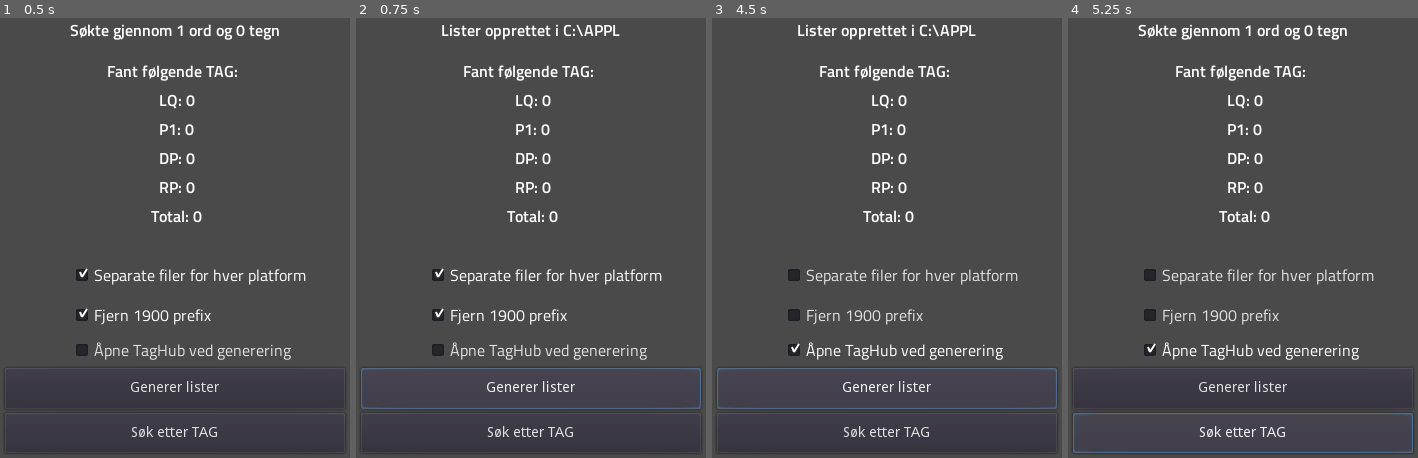
Above: before the commit, frames 1-4 (left to right).
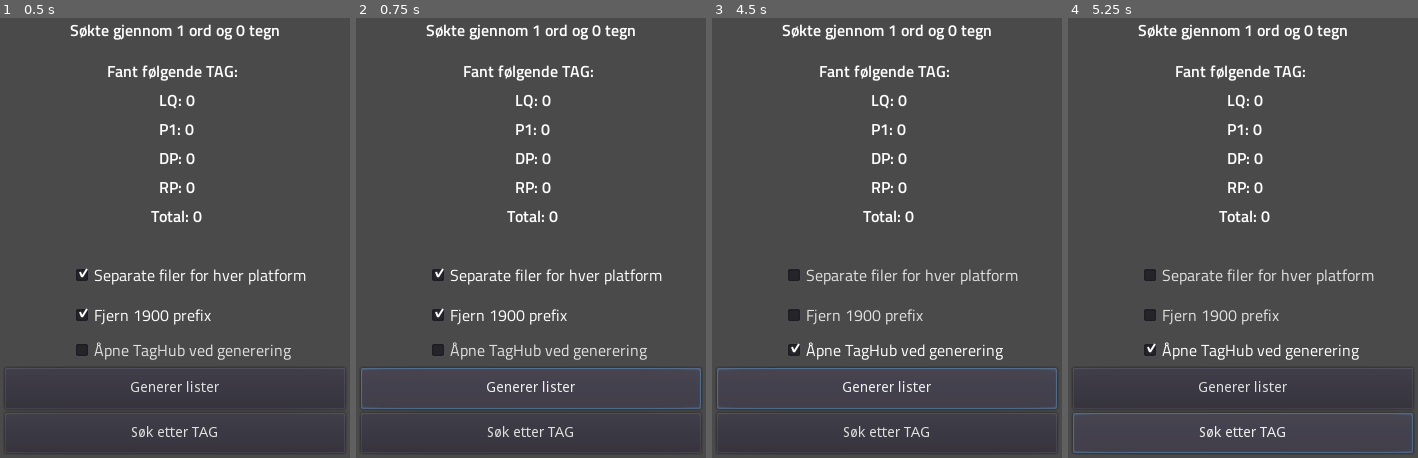
Above: after the commit, the same moments.

Repository: Keroflux/tagfinder
Game: Godot game, scene res://Control.tscn
Same seed, same stepped clock (60 frames per second), same inputs: the game is played once before the commit and once after it.
Inputs:
- Up to frame 1 (0.5 s): no input
- Up to frame 2 (0.75 s): click "Generer lister" at 0.5 s
- Up to frame 3 (4.5 s): click "Søk etter TAG" at 1.25 s; click "Fjern 1900 prefix" at 2 s; click "Separate filer for hver platf…" at 2.75 s; click "Åpne TagHub ved generering" at 3.5 s; click "Generer lister" at 4.25 s
- Up to frame 4 (5.25 s): click "Søk etter TAG" at 5 s

Frame 1 is identical in both runs. In frame 2, 1.0% of the frame differs, in the area x 20-80%, y 1-5%; in frame 3, 1.0%; in frame 4, nothing differs.

Commit message:
Code optimalisations
Made code more readable and added comments

Diff:
--- a/Control.gd
+++ b/Control.gd
@@ -1,24 +1,28 @@
 extends Control
 
-var words = 0
+var words =   0
 var charcnt = 0
-var lq = 0
-var p1 = 0
-var dp = 0
-var rp = 0
+
+var lq =  0
+var p1 =  0
+var dp =  0
+var rp =  0
 var tot = 0
-var textList
-var TAG = []
-var TAGL = []
-var TAGA = []
-var TAGD = []
-var TAGR = []
+
+var TAG =  []   # Liste for alle tagnummer
+var TAGL = []   # Liste for LQ tagnummer
+var TAGA = []   # Liste for P1 tagnummer
+var TAGD = []   # Liste for DP tagnummer
+var TAGR = []   # Liste for RP tagnummer
 
 
+# Kjøres ved oppstart av programmet
 func _ready():
 	search()
 
 
+# Søker gjennom teksten fra utklippstaveln. Deler den opp i ord som sendes
+# ett og ett til is_tag funksjonen
 func search():
 	words = 0
 	charcnt = 0
@@ -32,11 +36,15 @@
 		charcnt += len(textList[i])
 		is_tag(textList[i])
 
+	#p1 = len(TAGA) # Test av ny telle funksjon!
+#	if not $Multifile.pressed:
+#		TAG = TAGL + TAGA + TAGD + TAGR
 	$Label.text = 'Søkte gjennom ' + str(words) + ' ord og ' + str(charcnt) + ' tegn'
 	$TAG.text = 'Fant følgende TAG: \n LQ: ' + str(lq) + '\n P1: ' + str(p1) + '\n DP: ' + str(dp) + '\n RP: ' + str(rp) + '\n Total: ' + str(tot)
 
 
-func is_tag(text):
+# Funksjon som søker etter tag nummer, ord for ord og plasserer dem i lister
+func is_tag(text): # TODO: Overkomplisert? Dele opp i flere sorteringsfunksjoner, kanskje.
 	if len(text) < 9:
 		return false
 	for x in range(0, 3):
@@ -49,8 +57,8 @@
 	if text[6] != '-':
 		return false
 	if $Prefix.pressed:
-		text = text.lstrip('123456790-')
-		if $Onefile.pressed:
+		text = text.lstrip('123456790-.')
+		if $Multifile.pressed:
 			if text.begins_with('L') and not TAGL.has(text):
 				TAGL.append(text)
 				lq += 1
@@ -65,23 +73,19 @@
 				rp += 1
 		else:
 			if text.begins_with('L') and not TAG.has(text):
+				TAG.append(text)
 				lq += 1
+			if text.begins_with('A') and not TAG.has(text):
 				TAG.append(text)
-				print(text)
-			if text.begins_with('A') and not TAG.has(text):
 				p1 += 1
+			if text.begins_with('D') and not TAG.has(text):
 				TAG.append(text)
-				print(text)
-			if text.begins_with('D') and not TAG.has(text):
 				dp += 1
+			if text.begins_with('R') and not TAG.has(text):
 				TAG.append(text)
-				print(text)
-			if text.begins_with('R') and not TAG.has(text):
 				rp += 1
-				TAG.append(text)
-				print(text)
 	else:
-		if $Onefile.pressed:
+		if $Multifile.pressed:
 			if text[5] == 'L' and not TAGL.has(text):
 				TAGL.append(text)
 				lq += 1
@@ -96,21 +100,23 @@
 				rp += 1
 		else:
 			if text[5] == 'L' and not TAG.has(text):
+				TAG.append(text)
 				lq += 1
+			if text[5] == 'A' and not TAG.has(text):
 				TAG.append(text)
-			if text[5] == 'A' and not TAG.has(text):
 				p1 += 1
+			if text[5] == 'D' and not TAG.has(text):
 				TAG.append(text)
-			if text[5] == 'D' and not TAG.has(text):
 				dp += 1
+			if text[5] == 'R' and not TAG.has(text):
 				TAG.append(text)
-			if text[5] == 'R' and not TAG.has(text):
 				rp += 1
-				TAG.append(text)
+
 	tot = lq + p1 + dp + rp
-	return true
+	return true # TODO: Return text i stedet?
 
 
+# Funksjon for å lagre tag i .txt filer
 func save(text, id):
 	if len(text) > 0:
 		var tag = PoolStringArray(text)
@@ -122,7 +128,7 @@
 
 
 # Knapp for generering av lister
-func _on_Button_pressed():
+func _on_GenererLister_pressed():
 	save(TAGL, 'JSL')
 	save(TAGA, 'JSA')
 	save(TAGD, 'JSD')
@@ -133,7 +139,7 @@
 		OS.shell_open('https://taghub.equinor.com/')
 
 
-# Knapp for last på nytt
+# Knapp for last/søk på nytt
 func _on_Reload_pressed():
 	TAGL = []
 	TAGA = []
@@ -148,5 +154,6 @@
 	search()
 
 
+# TODO: lage funksjon for å velge hvor filene skal opprettes
 func new_dir(path):
 	var dir = Directory.new()
